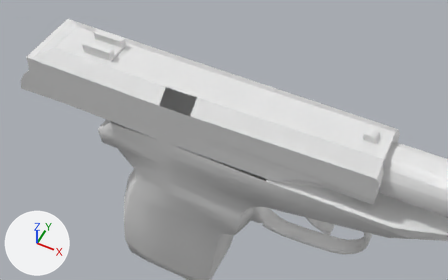
Renders of the OBJ model Vertex_Animation_Compiler/Assets/Makarov_Pistol_Last_Shot104.obj from each side of a commit.
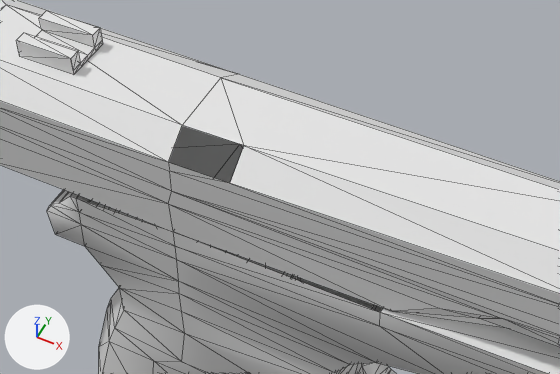
Old and new are each drawn whole from a 50 mm lens placed at (0.4438, -0.2316, 0.1082), pointed at (0.3789, -0.1017, -0.0542) and again close up on the part from 17% to 80% of the width and 9% to 76% of the height. Lighting does not change. The marker at lower left points along +X, +Y and +Z. The close-ups show mesh edges as thin lines. Where no turn or scale is listed for an object, it has been applied to the vertices.

The first close-up shows 'Rest_of_the_gun_Sphere', 'Top_Slider_Sphere.001'.
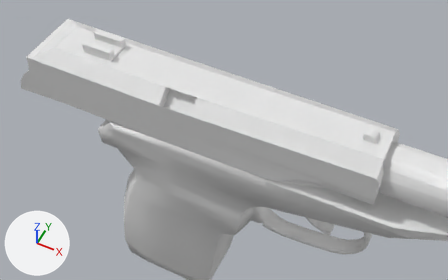
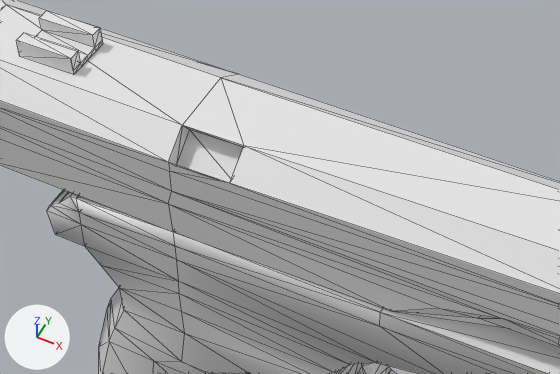
Pixel boxes (x1, y1, x2, y2) of what changed, in the close-ups (560 x 374 px):
part 1 of me_rest_of_the_gun_sphere, added
    after: (71, 193, 382, 312)
part 2 of me_top_slider_sphere_001, added
    after: (168, 125, 244, 183)

Diff of the bpy script that builds the scene:
```diff
--- a/Vertex_Animation_Compiler/Assets/Makarov_Pistol_Last_Shot104.obj.py
+++ b/Vertex_Animation_Compiler/Assets/Makarov_Pistol_Last_Shot104.obj.py
@@ me_rest_of_the_gun_sphere @@
 me_rest_of_the_gun_sphere.from_pydata(...)  # 272 vertices, 519 faces; spans x 0.327..0.478, y -0.11..-0.084, z -0.151..-0.036
 # used by ob_rest_of_the_gun_sphere; location = (0.0, 0.0, 0.0)
 # verts and faces of me_rest_of_the_gun_sphere; kept vertices keep their numbers, new ones are numbered from 272
 # before: 164 (0.399, -0.084, -0.057), 166 (0.336, -0.11, -0.058) at pixel (70, 196), 175 (0.337, -0.11, -0.058) at pixel (76, 198), 178 (0.399, -0.11, -0.057) at pixel (380, 312), 179 (0.358, -0.11, -0.057) at pixel (173, 231)
 # before: 180 (0.337, -0.084, -0.058), 181 (0.358, -0.084, -0.057) at pixel (239, 144), 183 (0.336, -0.084, -0.058)
+# me_rest_of_the_gun_sphere part 1
+faces += [(164, 181, 179), (175, 179, 181), (166, 175, 183), (164, 179, 178), (175, 181, 180), (175, 180, 183)]
@@ me_top_slider_sphere_001 @@
 # used by ob_top_slider_sphere_001; location = (0.0, 0.0, 0.0)
-me_top_slider_sphere_001.from_pydata(...)  # 127 vertices, 227 faces; spans x 0.295..0.4344, y -0.1097..-0.0844, z -0.0583..-0.0313
+me_top_slider_sphere_001.from_pydata(...)  # 131 vertices, 237 faces; spans x 0.295..0.4344, y -0.1097..-0.0844, z -0.0583..-0.0313
+# me_top_slider_sphere_001 part 2
+# 4 vertices are added at (0.3703, -0.1072, -0.0419), (0.3585, -0.1074, -0.0422), (0.3703, -0.102, -0.0379), (0.3585, -0.1021, -0.0381)
+# 10 new faces join them
```
